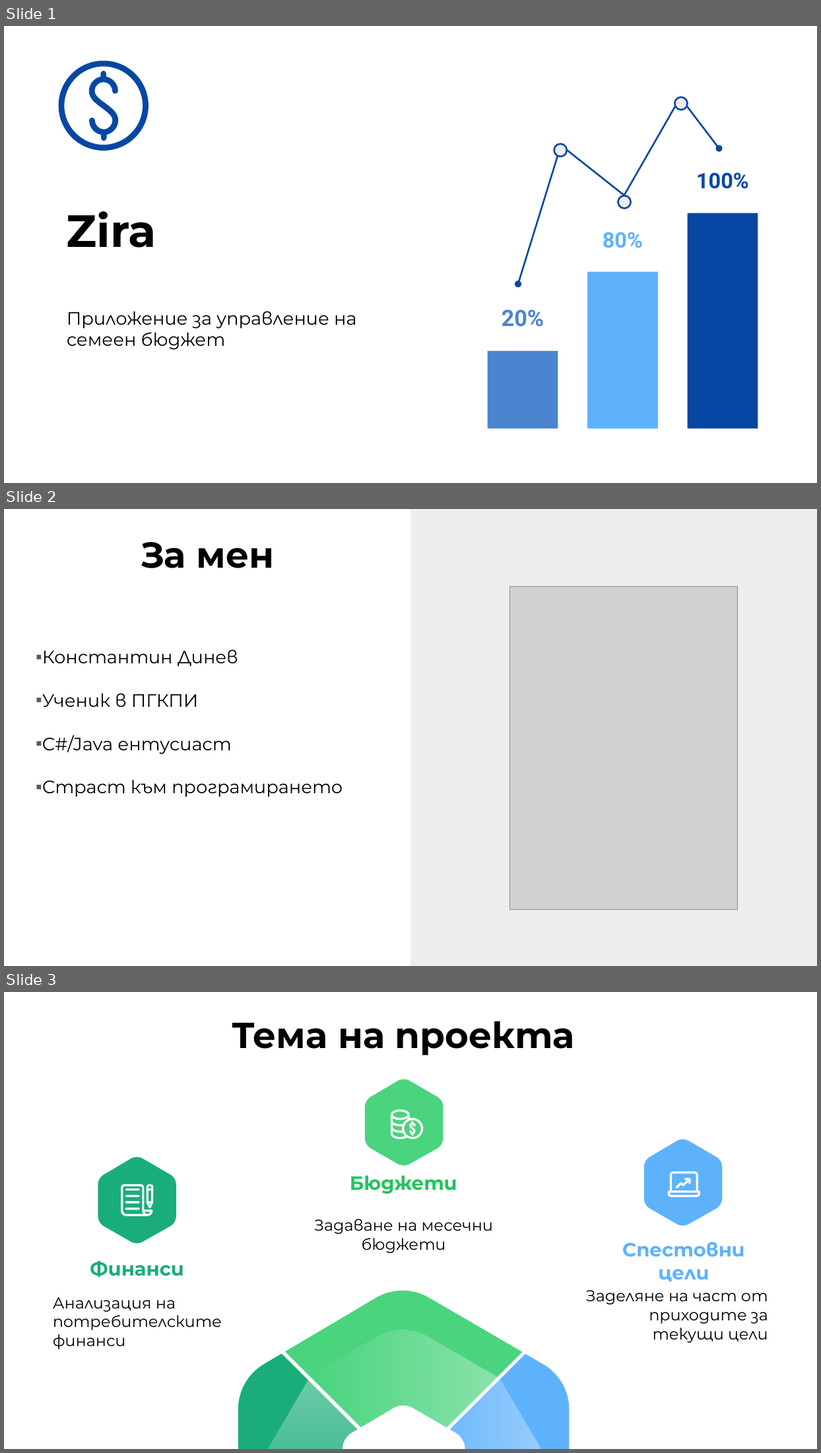
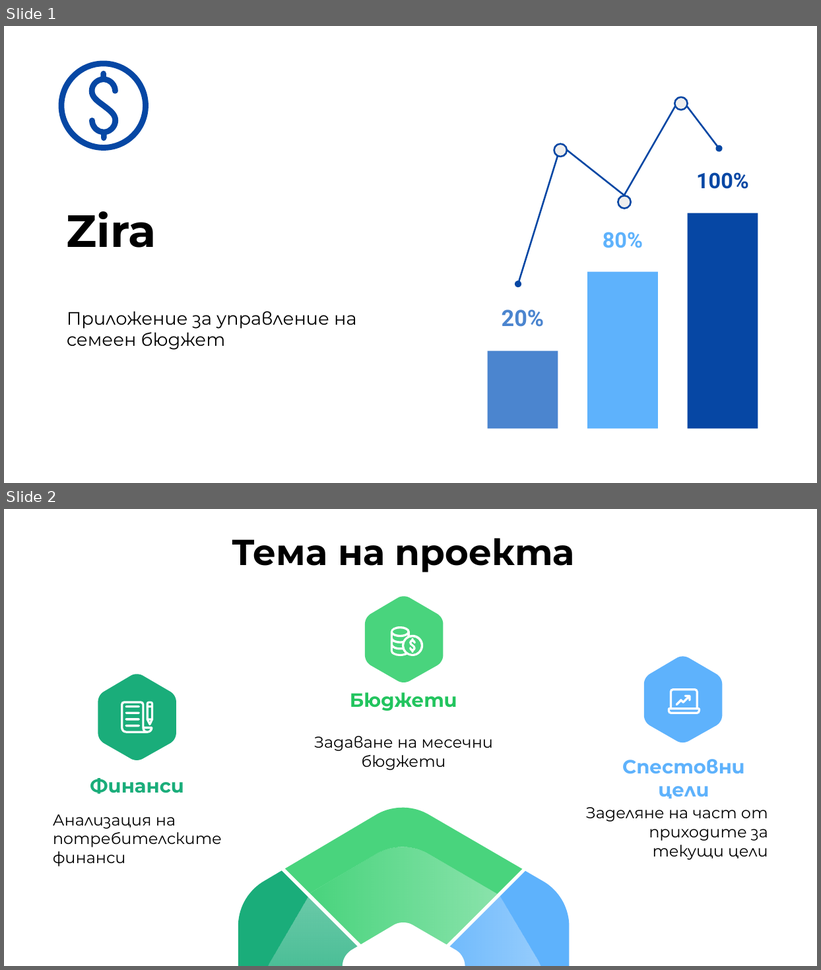
Before and after one commit to KKDinev20/Zira-2.0, a slide deck: documents/Zira - Presentation.pptx. Shown one above the other, each under a label of ours: slides 1, 2 and 3 before the commit, slides 1 and 2 after it. The pictures are 821x1453 and 821x970 pixels, drawn with LibreOffice and Linux fonts; fonts in the diff are those of the drawing; grey boxes stand for pictures. Boxes give left, top, right and bottom in pixels: in the first picture for what was removed or moved away, otherwise in the second. Text is boxed around its words. In the diff, an @@ line names an element or a change of style, - is before the commit and + after.

```diff
--- a/documents/Zira - Presentation.pptx
+++ b/documents/Zira - Presentation.pptx
@@ slide 2 removed at (4, 509, 817, 966), background #FFFFFF @@
@@ rectangle removed at (411, 509, 817, 966) @@
@@ title removed at (141, 542, 275, 568) @@
-За мен
@@ picture removed at (510, 587, 737, 911) @@
@@ subtitle removed at (42, 650, 343, 797) @@
-▪ Константин Динев
-▪ Ученик в ПГКПИ
-▪ C#/Java ентусиаст
-▪ Страст към програмирането
@@ what was slide 3 is now slide 2 @@
```
Also in this commit, not shown: 1 slide changed, 48 other files.
